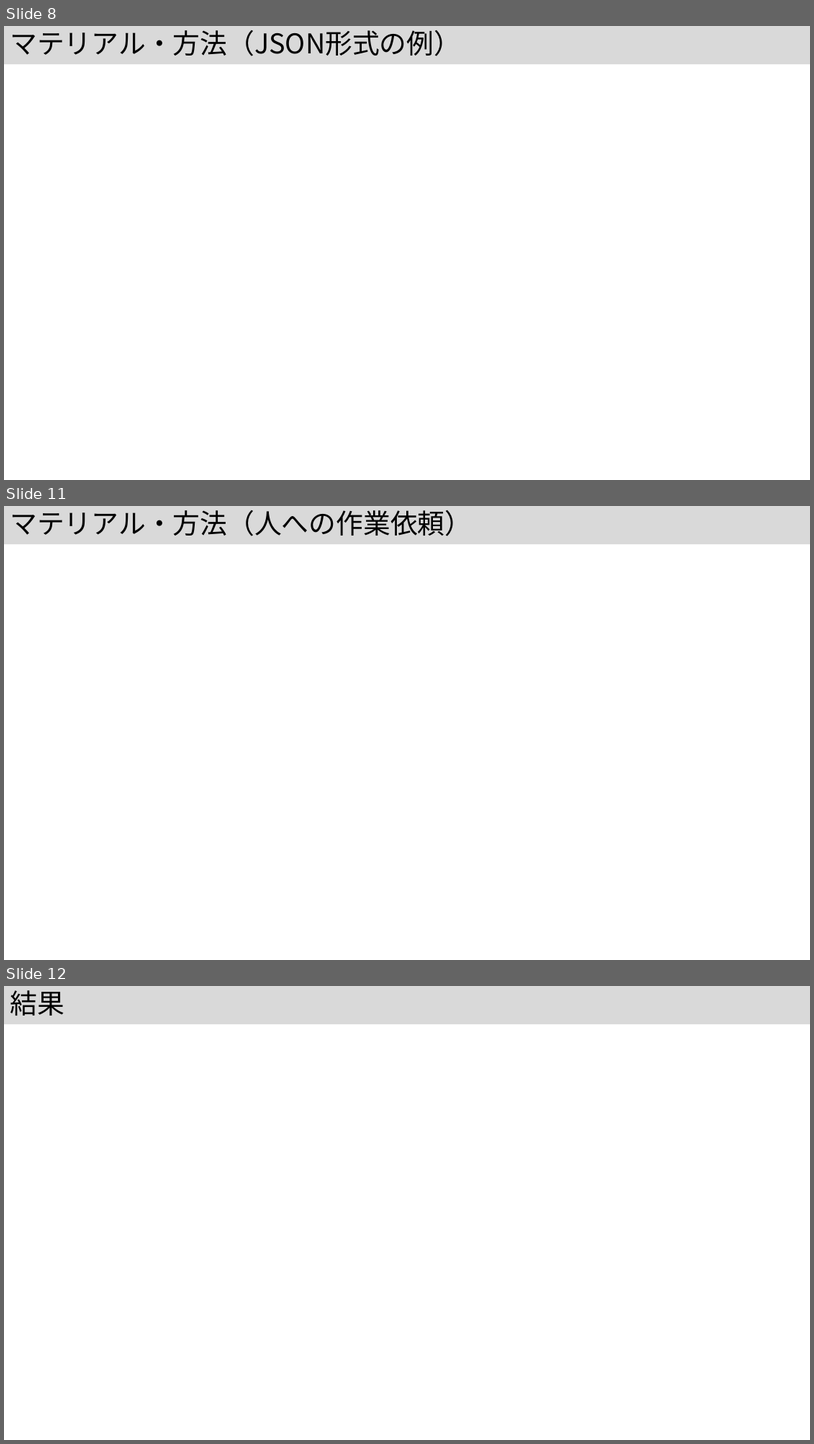
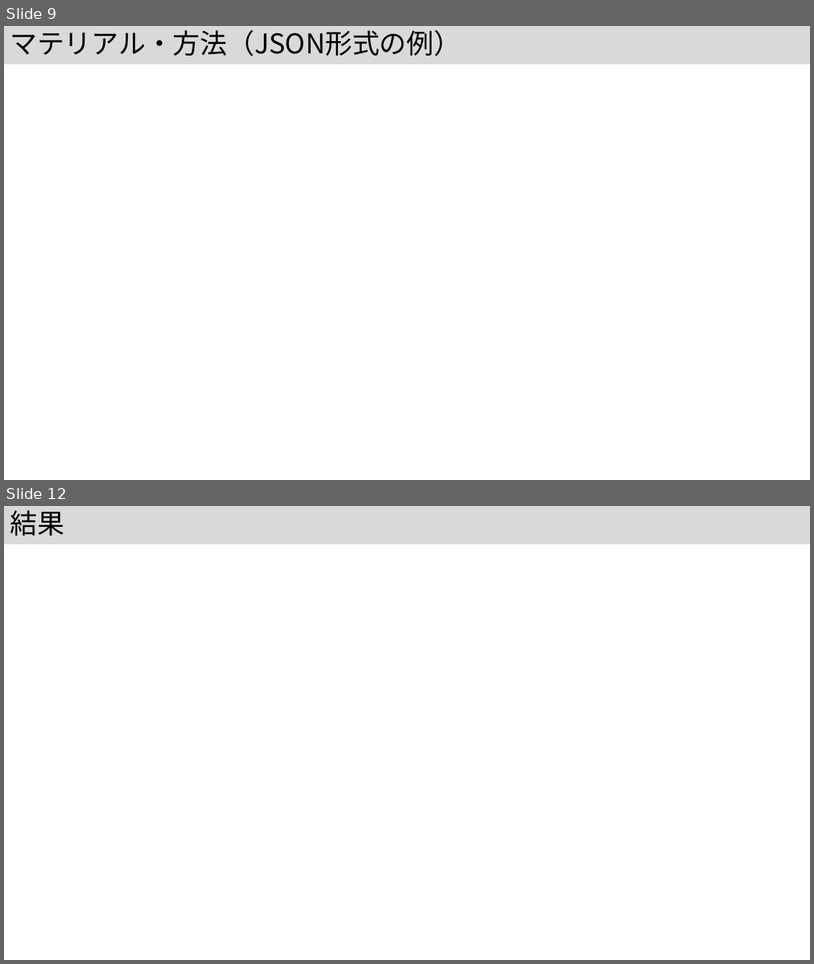
Before and after one commit to kouamano/nihongo-region-name-extract, a slide deck: jsik2026taikai.pptx. Shown one above the other, each under a label of ours: slides 8, 11 and 12 before the commit, slides 9 and 12 after it; the slides between them are not shown. The pictures are 814x1444 and 814x964 pixels, drawn with LibreOffice and Linux fonts; fonts in the diff are those of the drawing. Boxes give left, top, right and bottom in pixels: in the first picture for what was removed or moved away, otherwise in the second. Text is boxed around its words. In the diff, an @@ line names an element or a change of style, - is before the commit and + after.

```diff
--- a/jsik2026taikai.pptx
+++ b/jsik2026taikai.pptx
@@ slide 11 removed at (4, 506, 810, 960), background #FFFFFF @@
@@ title removed at (4, 506, 810, 544) @@
-マテリアル・方法（人への作業依頼）
@@ what was slide 8 is now slide 9 @@
```
Also in this commit, not shown: 3 slides changed, 1 slide added, 1 other file.
